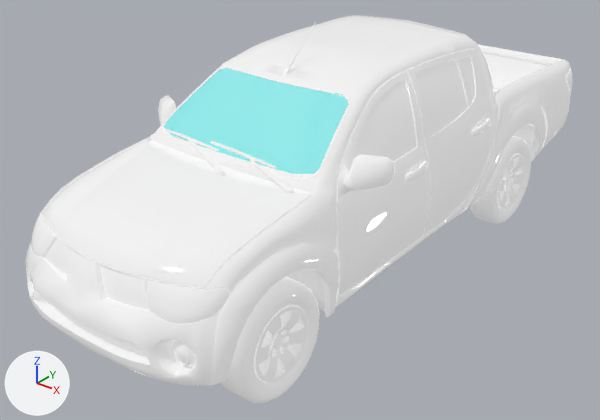
The OBJ model models/Pick-up_Truck/pickup_wind_alpha.obj, before and after one commit.
Before and after are seen from a 50 mm camera at (3.18, -3.87, 2.02) aimed at (-0.08, 0.21, -0.5). Every picture has the same lights, and +X, +Y and +Z are marked at lower left. Where no turn or scale is listed for an object, it has been applied to the vertices. Vertices at the same position are counted once.

The scene before the commit, as lines of its bpy script (objects in view):
```python
mat_blinn1sg_wind = principled_material('blinn1SG_wind')
mat_blinn1sg_wind.base_color = (0.0, 0.89, 0.89)  # cyan #00f2f2
mat_blinn1sg_wind.roughness = 0.0
mat_blinn1sg_wind.alpha = 0.6
me_pickup_wind_alpha = bpy.data.meshes.new('pickup_wind_alpha')
me_pickup_wind_alpha.from_pydata(...)  # 9215 vertices, 18533 faces; spans x -0.93..0.93, y -1.76..2.86, z -0.92..0.81
# faces by material slot: [18477, 56]
me_pickup_wind_alpha.materials.append(mat_blinn1sg)  # its picture is missing
me_pickup_wind_alpha.materials.append(mat_blinn1sg_wind)  # cyan #00f2f2
ob_pickup_wind_alpha = bpy.data.objects.new('pickup_wind_alpha', me_pickup_wind_alpha)
ob_pickup_wind_alpha.location = (0.0, 0.0, 0.0)
```
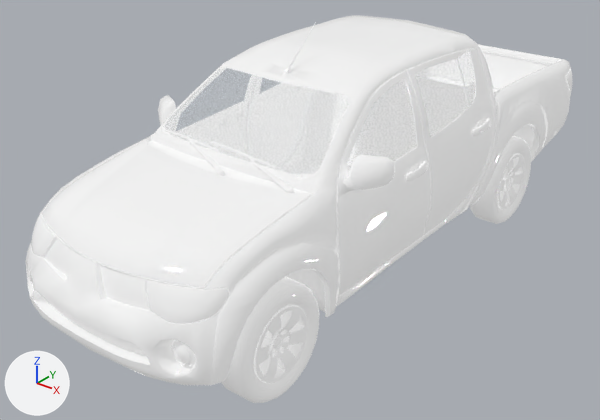
What changed in the scene script:
```text
Change mat_blinn1sg_wind:
    mat_blinn1sg_wind.base_color: (0.0, 0.89, 0.89) -> (0.918, 0.976, 1.0)  # cyan #00f2f2 -> white #f6fcff
    mat_blinn1sg_wind.alpha: 0.6 -> 0.1
Change me_pickup_wind_alpha:
    where me_pickup_wind_alpha.from_pydata(...)  # 9215 vertices, 18533 faces; spans x -0.93..0.93, y -1.76..2.86, z -0.92..0.81
    used by ob_pickup_wind_alpha; location = (0.0, 0.0, 0.0)
    me_pickup_wind_alpha part 1: 211 faces spanning x -0.73..0.73, y -0.32..1.45, z 0.07..0.53 switch from mat_blinn1sg (its picture is missing) to mat_blinn1sg_wind (white #f6fcff)
```

Pixel boxes (x1, y1, x2, y2) of what changed, in the pictures (600 x 420 px):
'pickup_wind_alpha', recoloured, surface changed (cyan to white): (161, 49, 476, 177) in both
part 1 of me_pickup_wind_alpha, recoloured: (347, 50, 475, 168) in both
